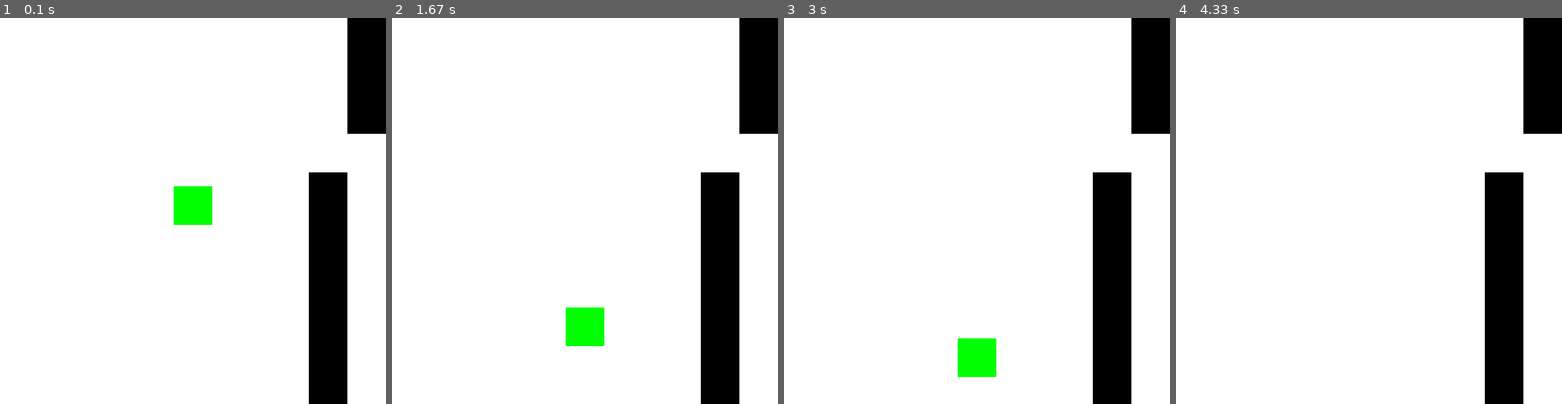
Above: before the commit, frames 1-4 (left to right).
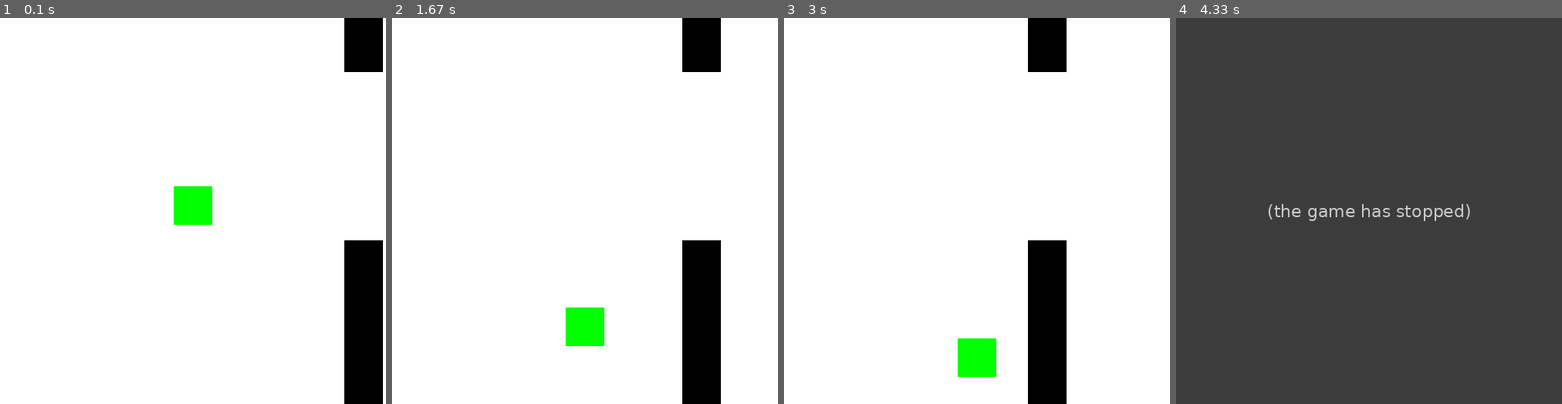
Above: after the commit, the same moments.

Repository: Cmcfall04/Pygame_Flappybird
Game: pygame game, started from MyGame.py
The game is run twice, just before and just after one commit, with the same random seed, the same clock (stepped at 60 frames per second) and the same inputs.
Inputs:
- Up to frame 1 (0.1 s): no input
- Up to frame 2 (1.67 s): tap Space at 0.33, 0.73, 1.03, 1.23, 1.57 s
- Up to frame 3 (3 s): tap Space at 1.87, 2.03, 2.17, 2.3, 2.43, 2.6, 2.73, 2.93 s
- Up to frame 4 (4.33 s): tap Space at 3.07, 3.2, 3.37, 3.5, 3.63 s

The runs differ from the first frame. In frame 1, 11% of the frame differs, in the area x 80-100%, y 0-100%; in frame 2, 10%; in frame 3, 15%; in frame 4, 100%, in the area x 0-100%, y 0-100%.
Error after the commit: TypeError: 'int' object is not callable (MyGame.py line 154); the game stopped at 3.87 s (later frames are placeholders)

Commit message:
Add files via upload

Diff:
--- a/MyGame.py
+++ b/MyGame.py
@@ -2,6 +2,36 @@
 import random
 
 pygame.init()
+
+class Rectangle():
+    def __init__(self, distance_between, height_1):
+        self._dist_between = distance_between
+        self._height_1 = height_1
+        self._height_2 = c_height-(self._height_1 + self._dist_between)
+        self._curr_x_pos_top = 450
+        self._curr_x_pos_bot = 450
+        self._y_pos_top = 0
+        self._rect_width = 50
+        self._speed = 0.5
+        self._top_y_pos = [num for num in range(self._height_1 + 1)]
+        self._bot_y_pos = [num for num in range((self._height_1 + self._dist_between),c_height+1)]
+        self._curr_x_range = [num for num in range((self._curr_x_pos_top - int((self._rect_width/2))), (self._curr_x_pos_top + int((self._rect_width/2) + 1)))]
+
+    @property
+    def curr_top_pos(self):
+        return self._curr_x_pos_top
+    @property
+    def curr_bot_pos(self):
+        return self._curr_x_pos_bot
+
+    def display(self):
+        pygame.draw.rect(canvas, obs_color,(self._curr_x_pos_top ,0 ,self._rect_width, self._height_1))
+        pygame.draw.rect(canvas, obs_color,(self._curr_x_pos_bot ,(self._height_1 + self._dist_between),self._rect_width, self._height_2))
+
+    def move(self):
+        self._curr_x_pos_top -= self._speed
+        self._curr_x_pos_bot -= self._speed
+        self._curr_x_range = [num for num in range(int((self._curr_x_pos_top - int((self._rect_width/2)))), int((self._curr_x_pos_top + int((self._rect_width/2) + 1))))]
 
 
 
@@ -12,8 +42,8 @@
     global posy
 
     posy += fall_speed
-    if posy == c_height + rect_height:
-        posy = -rect_height
+    if posy > c_height - rect_height:
+        pygame.QUIT()
 
 # Clears screen to all white
 
@@ -34,13 +64,28 @@
 
 ##################################################################
 
+def check_collision():
+    global posy
+    global posx
+    if ((posy + 8 in t1._top_y_pos) or (posy + 45 in t1._bot_y_pos)) and ((posx + 25  in t1._curr_x_range) or (posx - 25  in t1._curr_x_range)) :
+        return True
+    else:
+        return False
+
+
+
+##################################################################
+
 def obsicle():
-     distance_between = random.randint(150,250)
-     height_of_obs = random.randint(100,400)
+     global obs_x_top
+     global obs_x_bot
+     distance_between = random.randint(200,250)
+     height_of_obs = random.randint(100,200)
      height_1 = height_of_obs
      inbetween = distance_between
-     pygame.draw.rect(canvas, obs_color,(450 ,0 ,rect_width, 150))
-     pygame.draw.rect(canvas, obs_color,(400 ,200 ,rect_width, 500))
+     pygame.draw.rect(canvas, obs_color,(obs_x_top ,0 ,rect_width, height_1))
+     pygame.draw.rect(canvas, obs_color,(obs_x_bot ,(height_1 + inbetween),rect_width, 500))
+
 
 
 
@@ -51,11 +96,14 @@
 obs_color = (0,0,0)
 c_width = 500
 c_height = 500
+obs_x_top = 450
+obs_x_bot = 450
 rect_height = 50
 rect_width = 50
 posx = ((c_width/2) - (rect_width/2))
 posy = ((c_height/2) - (rect_height))
 fall_speed = 2
+t1 = None
 
 #########################################
 
@@ -74,12 +122,7 @@
     canvas.fill(color)
     for event in pygame.event.get():
         if event.type == create_obs:
-            distance_between = random.randint(150,250)
-            height_of_obs = random.randint(100,400)
-            height_1 = height_of_obs
-            inbetween = distance_between
-            pygame.draw.rect(canvas, obs_color,(450 ,0 ,rect_width, 200))
-            pygame.draw.rect(canvas, obs_color,(450 ,350 ,rect_width, 200))
+            obsicle()
         if event.type == pygame.QUIT:
             exit = True
 
@@ -95,8 +138,24 @@
 
 ####################################################
 
-    obsicle()
-    #pygame.time.set_timer(create_obs,1500)
+    #obsicle()
+    if t1 == None:
+        t1 = Rectangle(random.randint(200,250),random.randint(50,300))
+        t1.display()
+    else:
+        t1.display()
+        t1.move()
+
+####################################################
+
+    collision = check_collision()
+    print(collision)
+    if collision:
+        pygame.QUIT()
+    else:
+        pass
+
+
 
 # update the display
     pygame.display.update()
